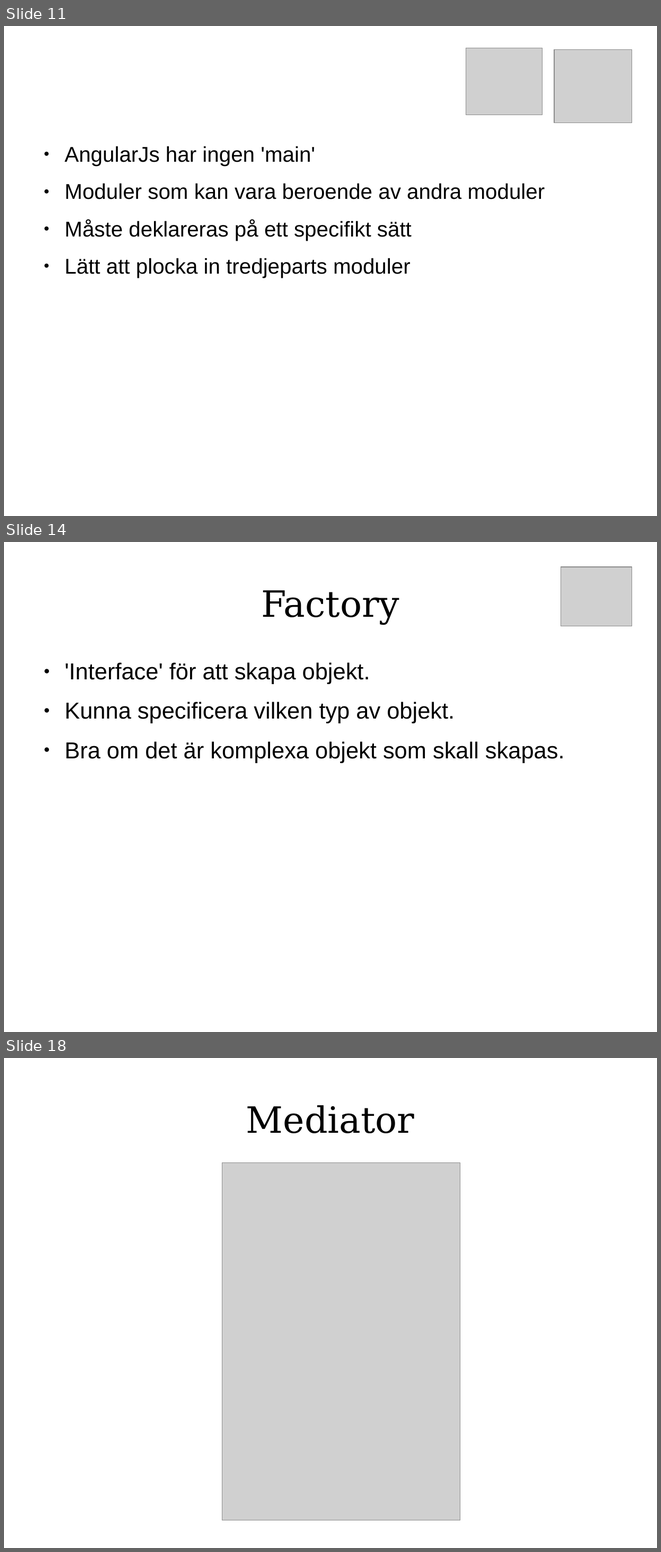
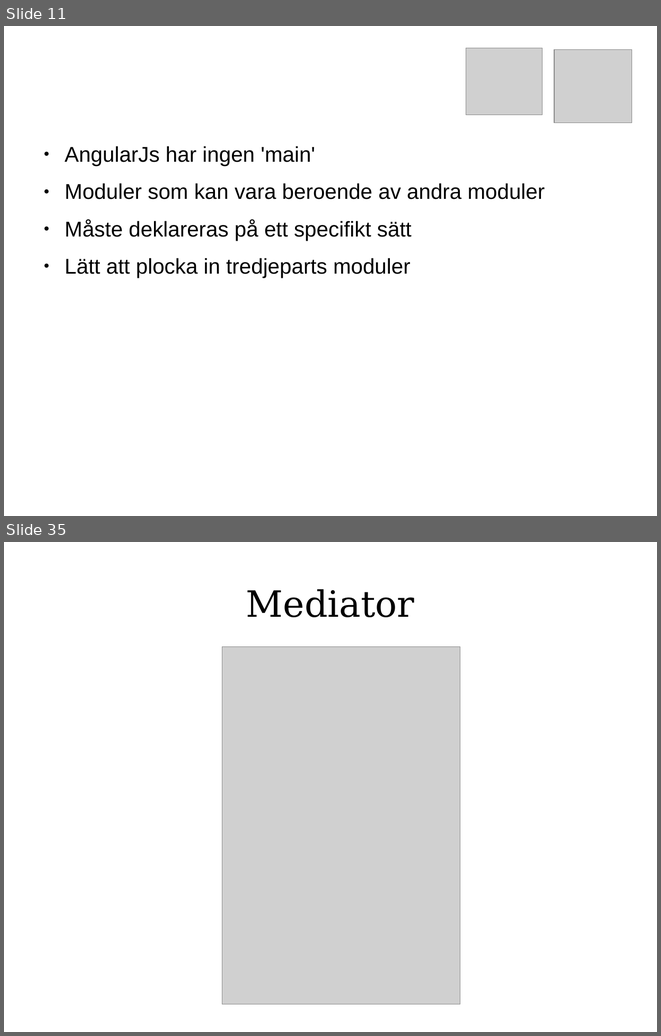
Before and after one commit to FilipStenbeck/angularJS-training, a slide deck: docs/JavaScript Arkitektur.odp. Shown one above the other, each under a label of ours: slides 11, 14 and 18 before the commit, slides 11 and 35 after it; the slides between them are not shown. The pictures are 661x1552 and 661x1036 pixels, drawn with LibreOffice and Linux fonts; fonts in the diff are those of the drawing; grey boxes stand for pictures. Boxes give left, top, right and bottom in pixels: in the first picture for what was removed or moved away, otherwise in the second. Text is boxed around its words. In the diff, an @@ line names an element or a change of style, - is before the commit and + after.

Commit message:
removed Factory from presentation

```diff
--- a/docs/JavaScript Arkitektur.odp
+++ b/docs/JavaScript Arkitektur.odp
@@ slide 14 removed at <box>4,542,657,1032</box>, background #FFFFFF @@
@@ picture removed at <box>561,567,632,626</box> @@
@@ title removed at <box>261,590,399,624</box> @@
-Factory
@@ text removed at <box>64,662,565,763</box> @@
-● 'Interface' för att skapa objekt.
-● Kunna specificera vilken typ av objekt.
-● Bra om det är komplexa objekt som skall skapas.
@@ what was slide 18 is now slide 35 @@
```
Also in this commit, not shown: 3 slides changed, 1 slide added, 5 other slides removed.
